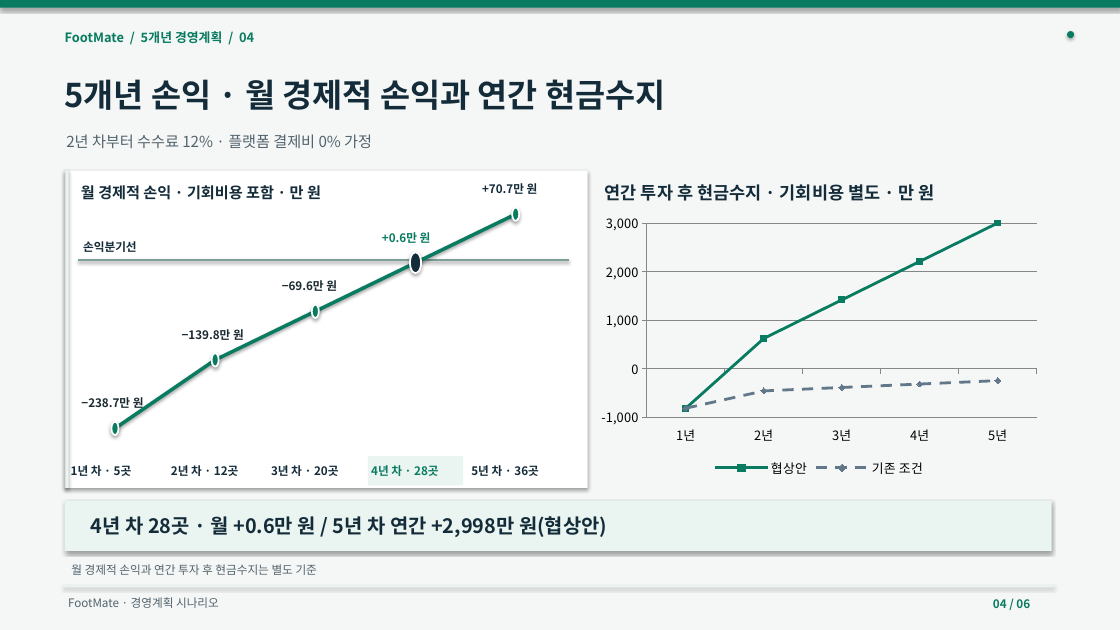
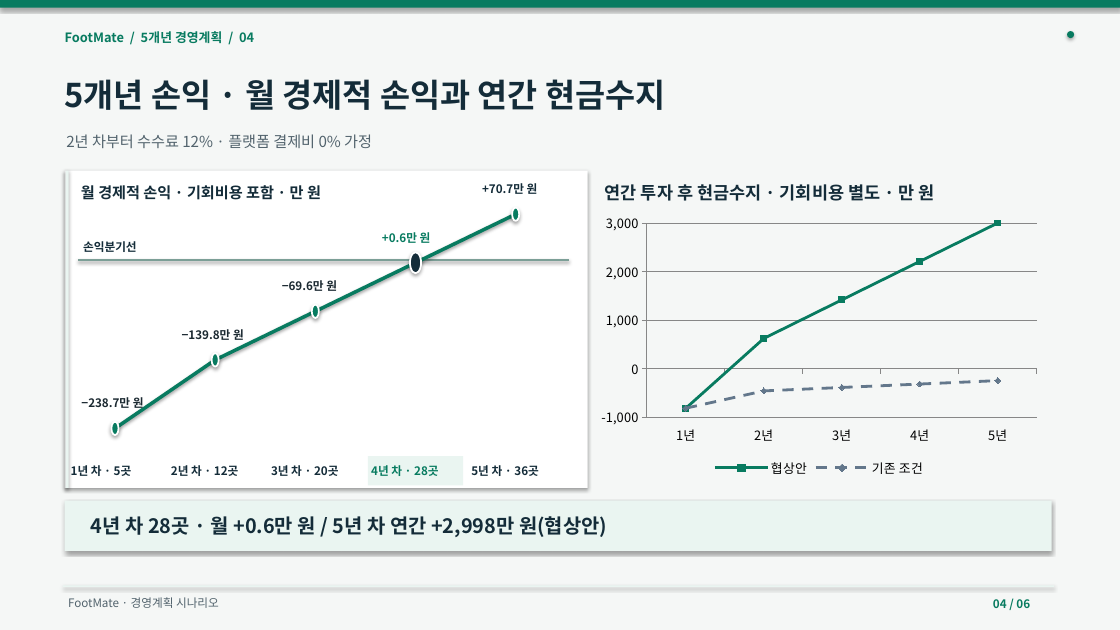
Before and after one commit to dohyunkimmm/footmate-case-study, a slide deck: slide 4 of src/case-study/downloads/footmate_5year_strategy.pptx. Drawn at 1120x630 pixels with LibreOffice and Linux fonts; fonts in the diff are those of the drawing. Boxes give left, top, right and bottom in pixels: in the first picture for what was removed or moved away, otherwise in the second. Text is boxed around its words. In the diff, an @@ line names an element or a change of style, - is before the commit and + after.

```diff
--- a/src/case-study/downloads/footmate_5year_strategy.pptx
+++ b/src/case-study/downloads/footmate_5year_strategy.pptx
@@ text removed at [71, 564, 317, 575] @@
-월 경제적 손익과 연간 투자 후 현금수지는 별도 기준
```
Also in this commit, not shown: 9 other files.
